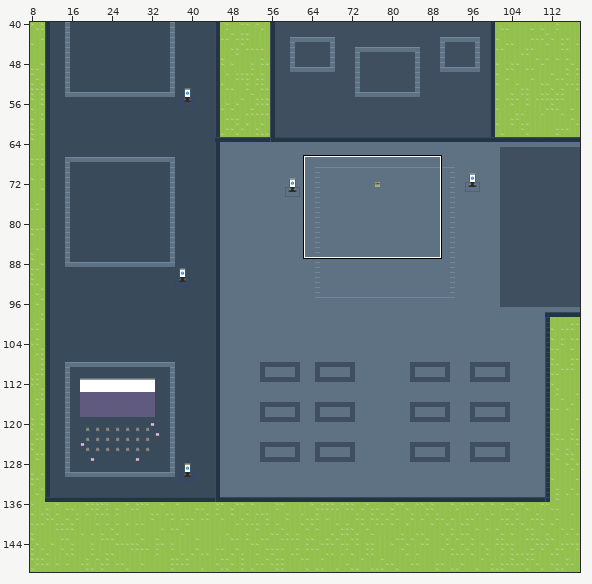
Tiled map (JSON) -- map.tmj. The first picture is a wide view before the edit; the outline marks the close-up.
Close-up. Old version:
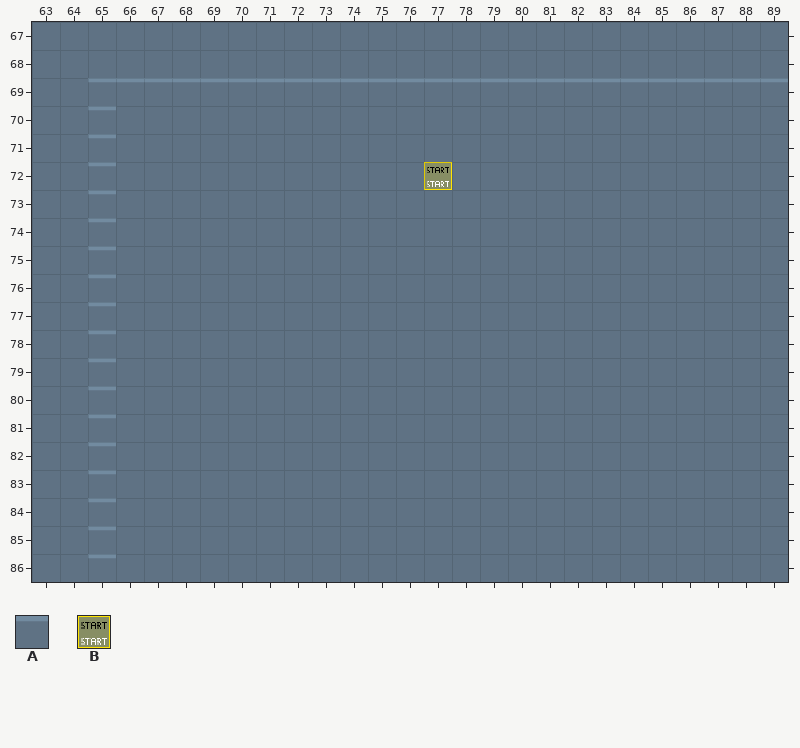
Cells are 32x32 px. Shown: x 63..89, y 67..86. The commit also changed other parts of the map, which this record leaves out.
Key: from "WA_Grounds-01": A 110; from "WA_Special_Zones": B 1.
_ is an empty cell.
Layers that did not change in this view are not listed.
Layer "Zones" before, first column x 63:
67 ___________________________
68 ___________________________
69 __AAAAAAAAAAAAAAAAAAAAAAAAA
70 __A________________________
71 __A________________________
72 __A________________________
73 __A________________________
74 __A________________________
75 __A________________________
76 __A________________________
77 __A________________________
78 __A________________________
79 __A________________________
80 __A________________________
81 __A________________________
82 __A________________________
83 __A________________________
84 __A________________________
85 __A________________________
86 __A________________________
New version:
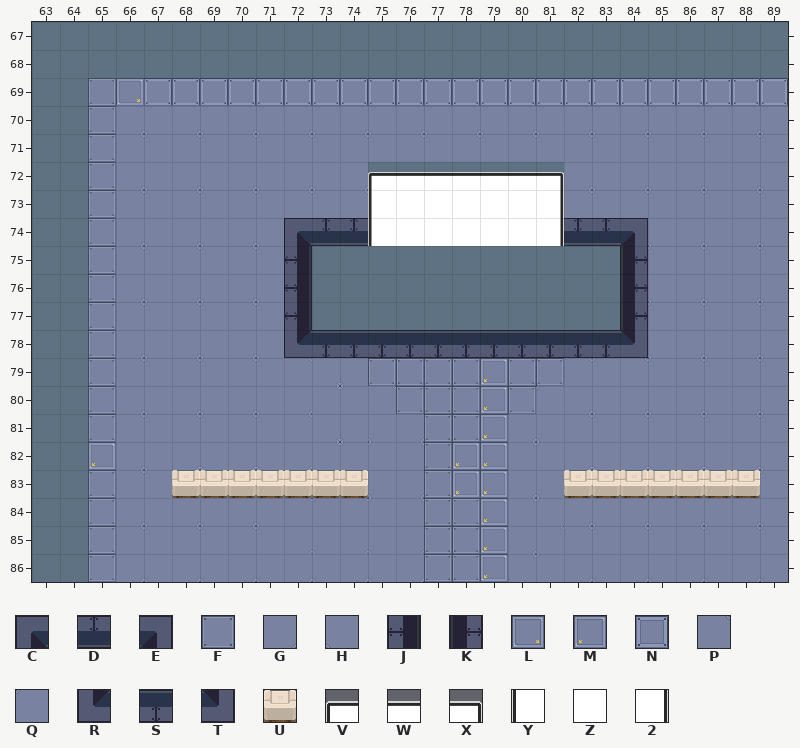
Further tiles: from "Tiles": C 3, D 4, E 5, F 9, G 15, H 16, J 20, K 22, L 26, M 27, N 28, P 32, Q 33, R 37, S 38, T 39; from "WA_Seats": U 47; from "WA_User_Interface": V 234, W 235, X 236, Y 247, Z 248, 2 249.
Tiles of an added or newly shown layer are drawn over the layers below it.
See-through tiles are keyed as they look on the map.
Difference:
Changed rows in their new state; . is an unchanged cell.
Layer "Floor Textures" (added):
first column x 65:
69 FLNNNNNNNNNNNNNNNNNNNNNNN
70 FGHGHGHGHGHGHGHGHGHGHGHGH
71 FPQPQPQPQPQPQPQPQPQPQPQPQ
72 FGHGHGHGHGVWWWWWXGHGHGHGH
73 FPQPQPQPQPYZZZZZ2PQPQPQPQ
74 FGHGHGHCDDYZZZZZ2DDEHGHGH
75 FPQPQPQJ...........KQPQPQ
76 FGHGHGHJ...........KHGHGH
77 FPQPQPQJ...........KQPQPQ
78 FGHGHGHRSSSSSSSSSSSTHGHGH
79 FPQPQPQPGHFFFFMFFPQPQPQPQ
80 FGHGHGHGPQPFFFMFQGHGHGHGH
81 FPQPQPQPGHHGFFMGHPQPQPQPQ
82 MGHGHGHGPQQPFMMPQGHGHGHGH
83 FPQUUUUUUUHGFMMGHUUUUUUUQ
84 FGHGHGHPQPQPFFMPQGHGHGHGH
85 FPQPQPQGHGHGFFMGPPQPQPQPQ
86 FGHGHGHGHGHGFFMPQGHGHGHGH
Layer "Zones":
first column x 65:
69 _________________________
70 _........................
71 _........................
72 _........................
73 _........................
74 _........................
75 _........................
76 _........................
77 _........................
78 _........................
79 _........................
80 _........................
81 _........................
82 _........................
83 _........................
84 _........................
85 _........................
86 _........................
Layer "start":
first column x 77:
72 _
